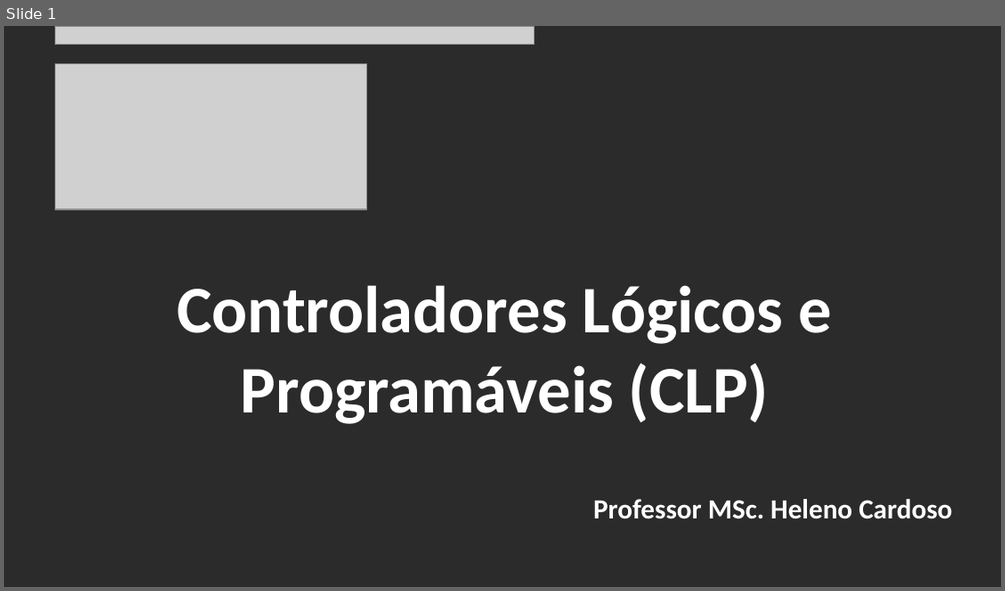
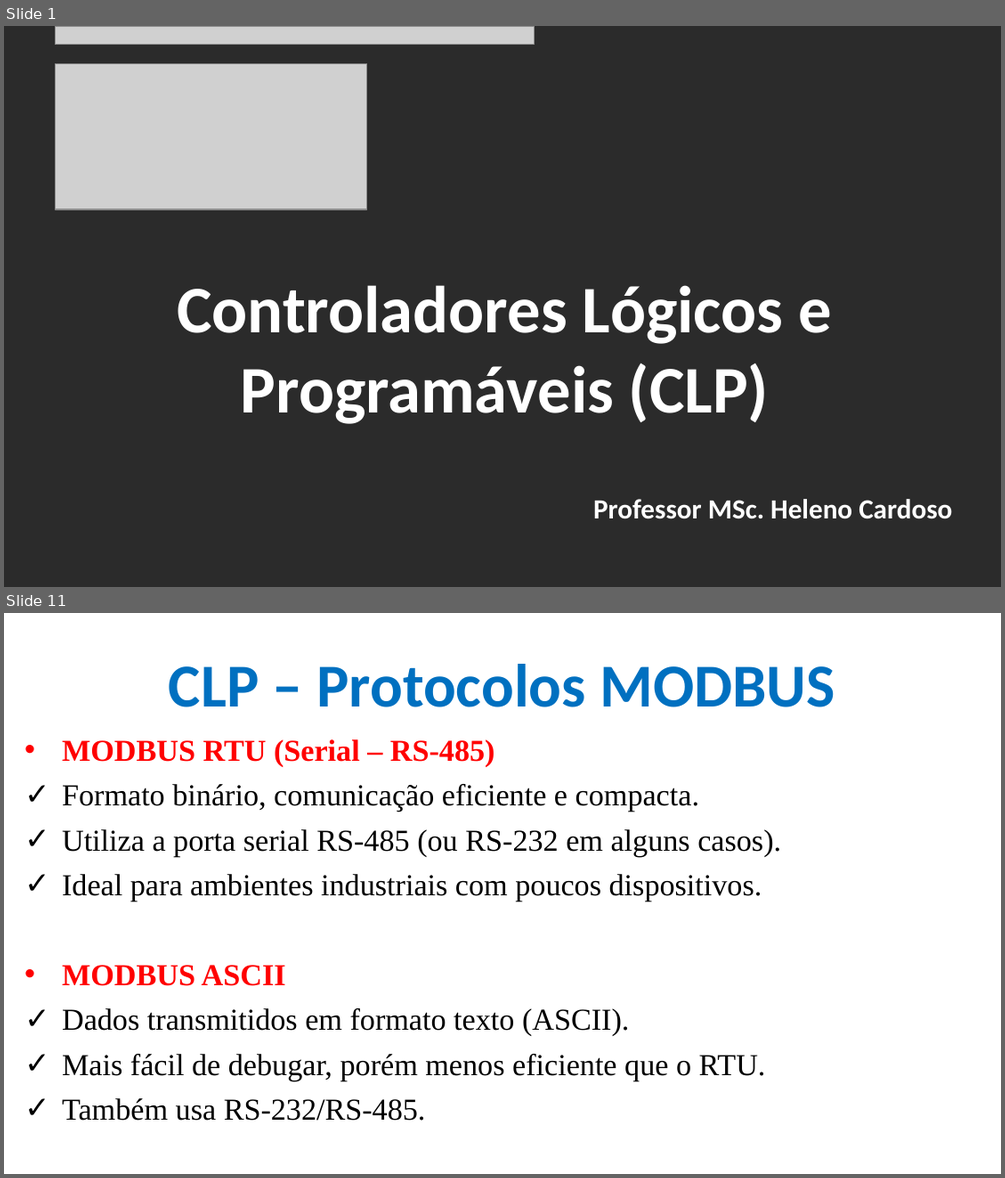
Before and after one commit to CloudEducationBrazil/WydenUniRuyControladoresLogicosProgCLP, a slide deck: 01 Classes/Aula6 - CLP - Redes Industriais MODBUS.pptx. Shown one above the other, each under a label of ours: slide 1 before the commit, slides 1 and 11 after it; the slides between them are not shown. The pictures are 1005x591 and 1005x1178 pixels, drawn with LibreOffice and Linux fonts; fonts in the diff are those of the drawing; grey boxes stand for pictures; background and template pictures are left out; a plain dark background stands for a picture behind light text. Boxes give left, top, right and bottom in pixels: in the first picture for what was removed or moved away, otherwise in the second. Text is boxed around its words. In the diff, an @@ line names an element or a change of style, - is before the commit and + after.

```diff
--- a/01 Classes/Aula6 - CLP - Redes Industriais MODBUS.pptx
+++ b/01 Classes/Aula6 - CLP - Redes Industriais MODBUS.pptx
@@ slide 11 added at box(4, 613, 1001, 1174), background picture (left out) @@
@@ title added at box(169, 664, 835, 707), 44 pt, text #0070C0, bold @@
+CLP – Protocolos MODBUS
@@ text added at box(62, 739, 781, 1120), 22 pt, text #000000 @@
+• MODBUS RTU (Serial – RS-485)
+✓ Formato binário, comunicação eficiente e compacta.
+✓ Utiliza a porta serial RS-485 (ou RS-232 em alguns casos).
+✓ Ideal para ambientes industriais com poucos dispositivos.
+• MODBUS ASCII
+✓ Dados transmitidos em formato texto (ASCII).
+✓ Mais fácil de debugar, porém menos eficiente que o RTU.
+✓ Também usa RS-232/RS-485.
```
Also in this commit, not shown: 2 slides changed, 23 other slides added.
